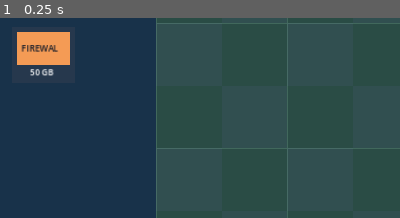
Above: before the commit, frame 1.
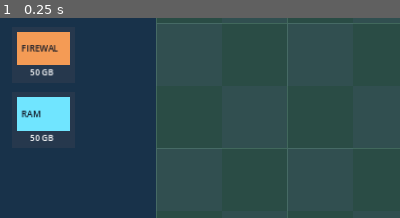
Above: after the commit, the same moment.

Repository: xiaolerdacoder/Code-vs-Errors
Game: Godot game, scene res://main.tscn
Same seed, same stepped clock (60 frames per second), same inputs: the game is played once before the commit and once after it.
Inputs:
- Up to frame 1 (0.25 s): no input
The pictures show only the part of the screen within x 0-50%, y 32-82%; the shares and areas given below are measured in that part.

The runs differ from the first frame. In frame 1, 2.4% of the frame differs, in the area x 4-18%, y 39-62%.

Commit message:
Add placeable RAM code resource generator

Diff:
--- a/main.gd
+++ b/main.gd
@@ -18,7 +18,6 @@
 var game_over := false
 var victory := false
 var elapsed := 0.0
-var ram_timer := 0.0
 var spawn_timer := 3.0
 var spawn_index := 0
 
@@ -32,26 +31,28 @@
 	if game_over:
 		return
 	elapsed += delta
-	ram_timer += delta
 	spawn_timer -= delta
-	if ram_timer >= 15.0:
-		ram_timer -= 15.0
-		ram = min(999, ram + 25)
 	if spawn_timer <= 0.0:
 		spawn_enemy()
 		spawn_index += 1
 		spawn_timer = max(0.8, 2.8 - elapsed * 0.018)
 
 	for defender in defenders:
+		if defender["type"] == "ram":
+			defender["produce_timer"] -= delta
+			if defender["produce_timer"] <= 0.0:
+				ram = min(999, ram + 25)
+				defender["produce_timer"] += 15.0
 		defender["cooldown"] -= delta
-		var lane_has_enemy := false
-		for enemy in enemies:
-			if int(enemy["lane"]) == int(defender["lane"]) and enemy["x"] > defender["x"]:
-				lane_has_enemy = true
-				break
-		if lane_has_enemy and defender["cooldown"] <= 0.0:
-			defender["cooldown"] = 1.0
-			projectiles.append({"x": defender["x"] + 24.0, "y": defender["y"], "lane": defender["lane"], "damage": 20.0})
+		if defender["type"] == "compiler":
+			var lane_has_enemy := false
+			for enemy in enemies:
+				if int(enemy["lane"]) == int(defender["lane"]) and enemy["x"] > defender["x"]:
+					lane_has_enemy = true
+					break
+			if lane_has_enemy and defender["cooldown"] <= 0.0:
+				defender["cooldown"] = 1.0
+				projectiles.append({"x": defender["x"] + 24.0, "y": defender["y"], "lane": defender["lane"], "damage": 20.0})
 
 	for i in range(projectiles.size() - 1, -1, -1):
 		var projectile = projectiles[i]
@@ -120,6 +121,9 @@
 			if mouse.y >= 225.0 and mouse.y <= 315.0:
 				selected_type = "firewall"
 				return
+			if mouse.y >= 330.0 and mouse.y <= 420.0:
+				selected_type = "ram"
+				return
 		if selected_type == "":
 			return
 		var col := int(floor((mouse.x - GRID_LEFT) / CELL_W))
@@ -132,7 +136,7 @@
 		ram -= UNIT_COST
 		var x := GRID_LEFT + col * CELL_W + CELL_W * 0.5
 		var y := GRID_TOP + row * CELL_H + CELL_H * 0.5
-		defenders.append({"x": x, "y": y, "lane": row, "col": col, "type": selected_type, "health": 100.0, "cooldown": 0.2})
+		defenders.append({"x": x, "y": y, "lane": row, "col": col, "type": selected_type, "health": 100.0, "cooldown": 0.2, "produce_timer": 15.0})
 		cells[row][col] = selected_type
 		selected_type = ""
 
@@ -151,7 +155,6 @@
 	game_over = false
 	victory = false
 	elapsed = 0.0
-	ram_timer = 0.0
 	spawn_timer = 3.0
 	spawn_index = 0
 
@@ -171,14 +174,18 @@
 	draw_string(ThemeDB.fallback_font, Vector2(480, 50), "SURVIVE: %.0f / 75s" % elapsed, HORIZONTAL_ALIGNMENT_LEFT, -1, 20, Color("ffcf70"))
 	_draw_card(20, 120, "COMPILER", 50, Color("55b9ff"), selected_type == "compiler")
 	_draw_card(20, 225, "FIREWALL", 50, Color("f49b55"), selected_type == "firewall")
+	_draw_card(20, 330, "RAM", 50, Color("70e5ff"), selected_type == "ram")
 
 	for defender in defenders:
 		if defender["type"] == "compiler":
 			draw_circle(Vector2(defender["x"], defender["y"]), 28.0, Color("55b9ff"))
 			draw_string(ThemeDB.fallback_font, Vector2(defender["x"] - 22.0, defender["y"] + 7.0), "</>", HORIZONTAL_ALIGNMENT_LEFT, -1, 17, Color("10253a"))
-		else:
+		elif defender["type"] == "firewall":
 			draw_rect(Rect2(defender["x"] - 27.0, defender["y"] - 27.0, 54.0, 54.0), Color("f49b55"))
 			draw_string(ThemeDB.fallback_font, Vector2(defender["x"] - 18.0, defender["y"] + 7.0), "DEF", HORIZONTAL_ALIGNMENT_LEFT, -1, 16, Color("40220d"))
+		else:
+			draw_rect(Rect2(defender["x"] - 27.0, defender["y"] - 27.0, 54.0, 54.0), Color("70e5ff"))
+			draw_string(ThemeDB.fallback_font, Vector2(defender["x"] - 19.0, defender["y"] + 6.0), "RAM", HORIZONTAL_ALIGNMENT_LEFT, -1, 14, Color("10253a"))
 		_draw_health_bar(defender["x"], defender["y"] - 38.0, defender["health"] / 100.0)
 	for enemy in enemies:
 		draw_circle(Vector2(enemy["x"], GRID_TOP + enemy["lane"] * CELL_H + CELL_H * 0.5), 30.0, Color("ec6071"))
